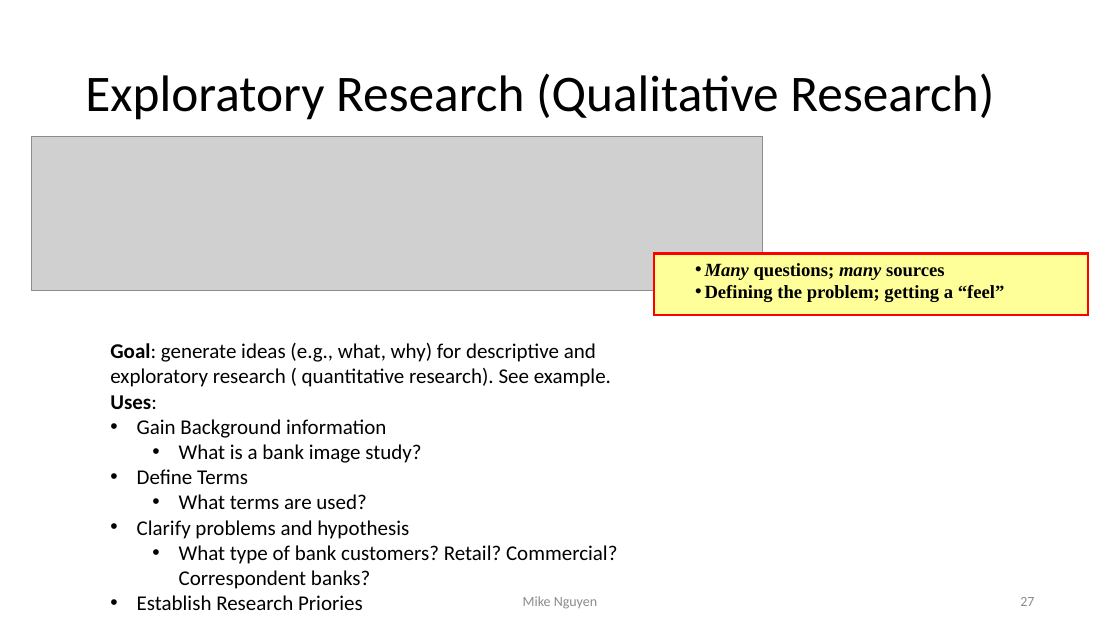
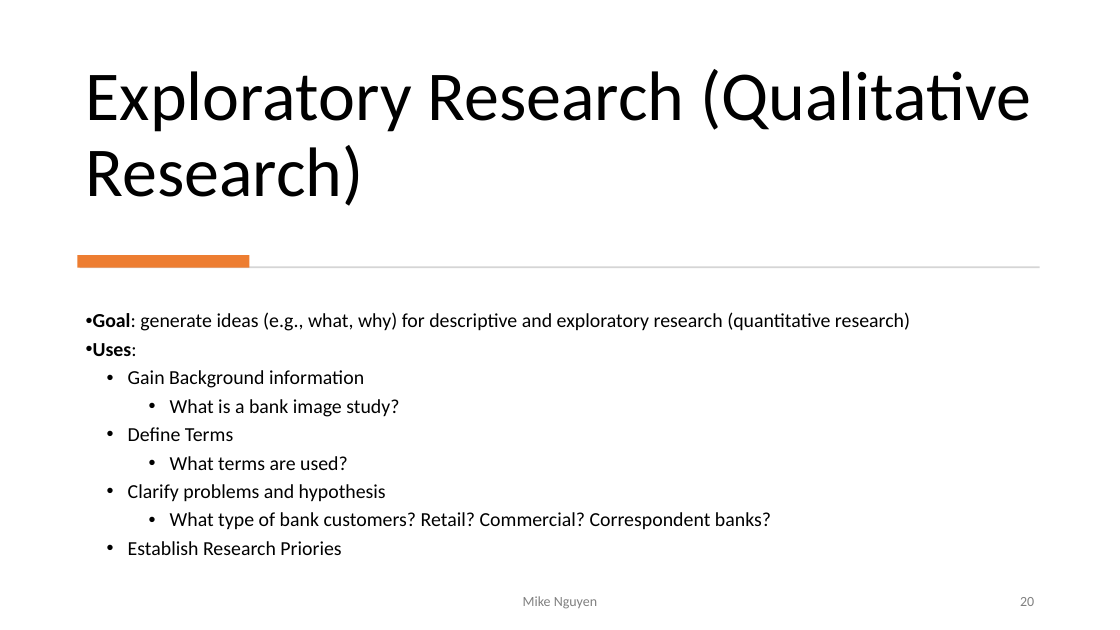
Before and after one commit to mikenguyen13/mar4050, a slide deck: slide 20 of lectures/2/2_Research Design.pptx (slide 27 before the commit). Drawn at 1120x630 pixels with LibreOffice and Linux fonts; fonts in the diff are those of the drawing; grey boxes stand for pictures. Boxes give left, top, right and bottom in pixels: in the first picture for what was removed or moved away, otherwise in the second. Text is boxed around its words. In the diff, an @@ line names an element or a change of style, - is before the commit and + after.

```diff
--- a/lectures/2/2_Research Design.pptx
+++ b/lectures/2/2_Research Design.pptx
@@ title "Exploratory Research (Qualitative Research)" at <box>86,69,1031,206</box>: size 44 to 60 pt; vertical alignment middle to bottom @@
@@ picture removed at <box>32,137,763,291</box> @@
@@ rectangle added at <box>77,255,250,268</box>, fill #ED7D31 @@
@@ rectangle added at <box>80,266,1040,268</box>, fill #D5D5D5 @@
@@ rectangle removed at <box>655,254,1089,315</box> @@
-  • Many questions; many sources
-  • Defining the problem; getting a “feel”
@@ text "Goal: generate ideas (e.g., what, ...": place and size @@
-text "Goal: generate ideas (e.g., what, ..." at <box>110,343,617,610</box>
+text "Goal: generate ideas (e.g., what, ..." at <box>93,312,910,555</box>
@@ text at <box>93,312,910,331</box>: text changed; size 18 to 17 pt @@
-Goal: generate ideas (e.g., what, why) for descriptive and exploratory research ( quantitative research). See example.
+• Goal: generate ideas (e.g., what, why) for descriptive and exploratory research (quantitative research)
@@ text at <box>93,343,771,555</box>: size 18 to 17 pt in "Uses:", "Gain Background information", "What is a bank image study?", "Define Terms" and 4 more places; bullet none to •; line spacing 1 to 0.9; more space between paragraphs; list level 1 to 2 in "Gain Background information"; list level 2 to 3 in "What is a bank image ..."; list level 1 to 2 in "Define Terms"; list level 2 to 3 in "What terms are used?"; list level 1 to 2 in "Clarify problems and hypothesis"; list level 2 to 3 in "What type of bank customers? ..."; list level 1 to 2 in "Establish Research Priories" @@
@@ page number at <box>1020,597,1034,606</box>: text changed; text colour #8C8C8C to #808080 @@
-27
+20
```
Also in this commit, not shown: 17 other slides changed, 9 slides added, 19 slides removed, 2 other files.
